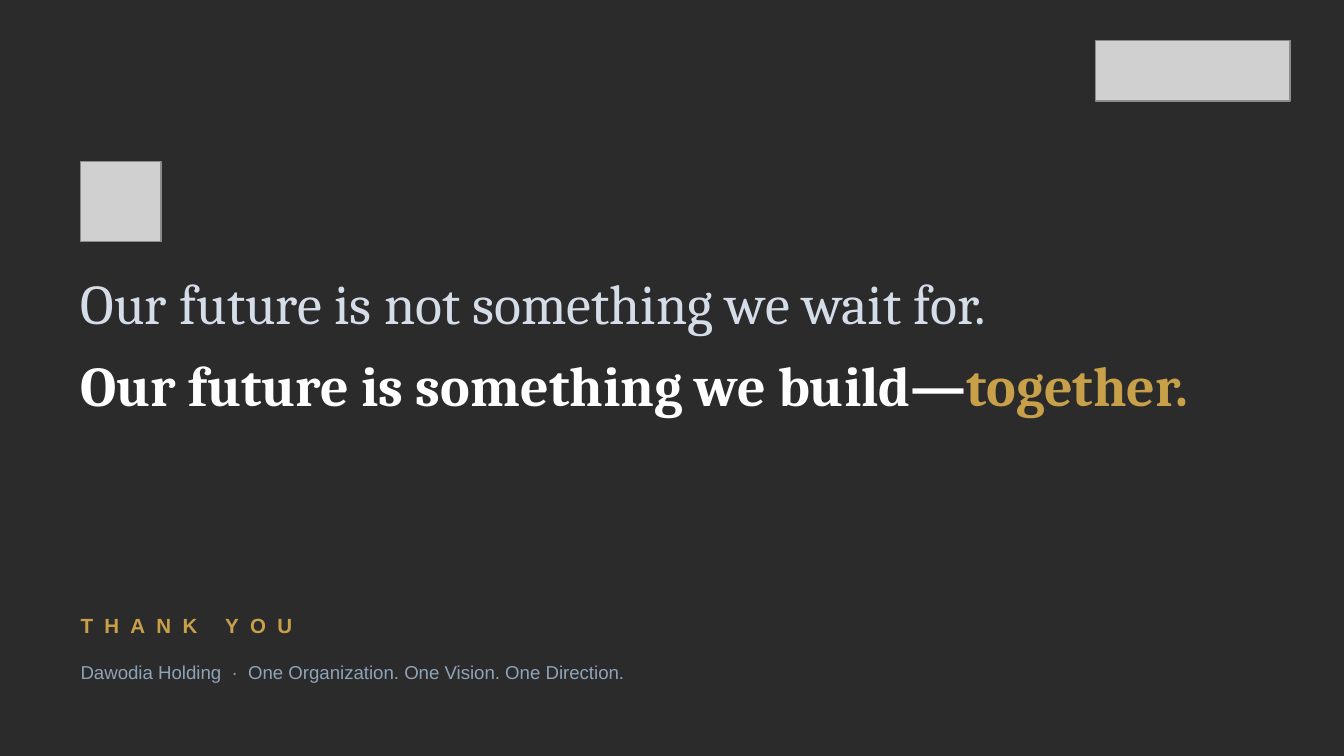
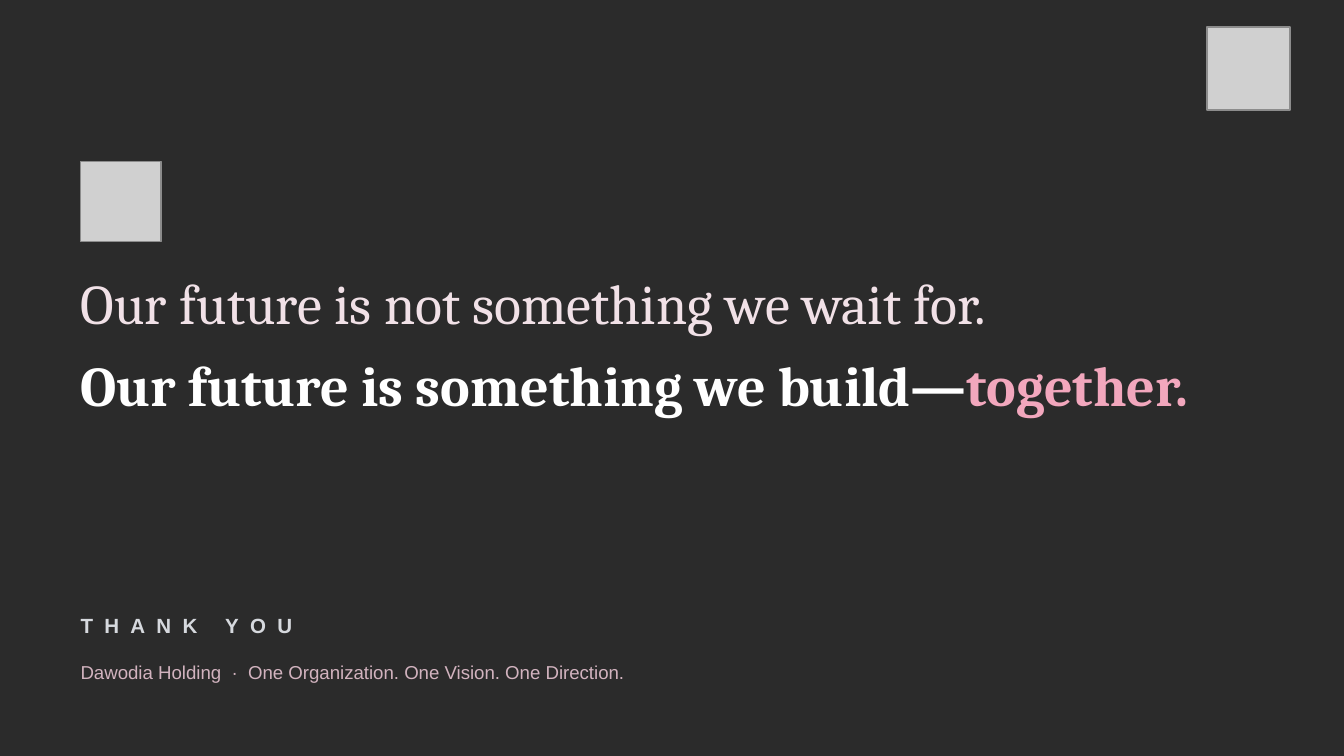
Before and after one commit to Fazmeershan/testgithub, a slide deck: slide 9 of presentation/Dawodia_Holding_Our_Values.pptx. Drawn at 1344x756 pixels with LibreOffice and Linux fonts; fonts in the diff are those of the drawing; grey boxes stand for pictures; background and template pictures are left out; a plain dark background stands for a picture behind light text. Boxes give left, top, right and bottom in pixels: in the first picture for what was removed or moved away, otherwise in the second. Text is boxed around its words. In the diff, an @@ line names an element or a change of style, - is before the commit and + after.

```diff
--- a/presentation/Dawodia_Holding_Our_Values.pptx
+++ b/presentation/Dawodia_Holding_Our_Values.pptx
@@ picture: place and size @@
-picture at box(1095, 40, 1290, 101)
+picture at box(1207, 27, 1290, 110)
@@ text "Our future is not something ..." at box(81, 284, 1188, 419): text colour #D5DEE8 to #F1E1E7 in "Our future is not something we wait ..."; text colour #C8A04A to #F2A7BD in "build—together." @@
@@ text "THANK YOU" at box(81, 605, 618, 645): text colour #C8A04A to #D6D9DE @@
@@ text "Dawodia Holding · One Organization. ..." at box(81, 665, 625, 683): text colour #8FA3B8 to #D2B3BF @@
```
Also in this commit, not shown: 8 other slides changed, 6 other files.
